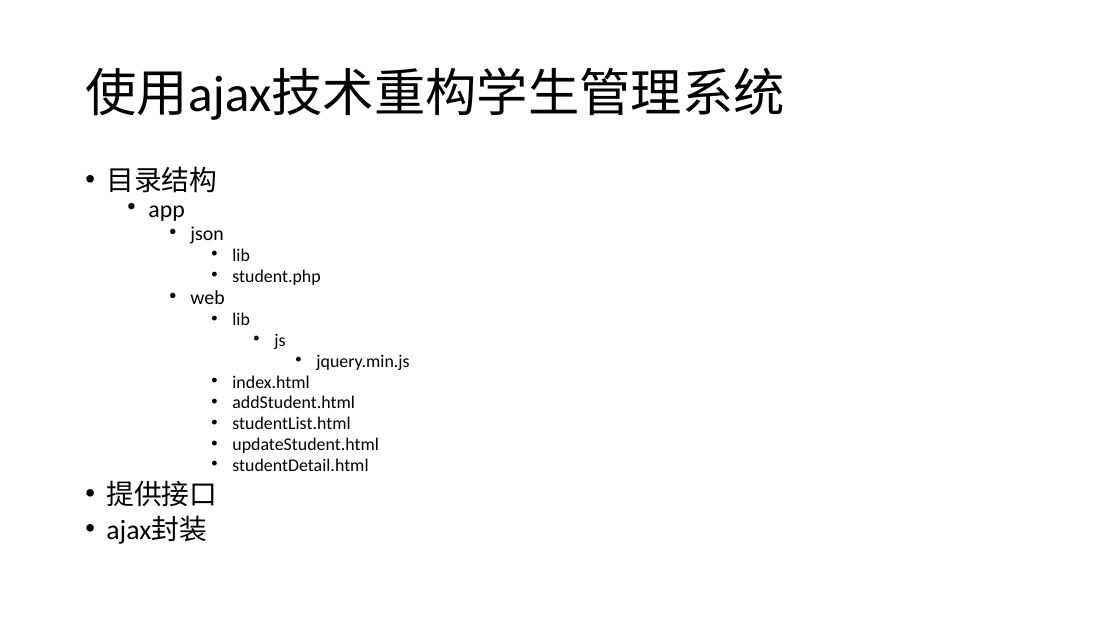
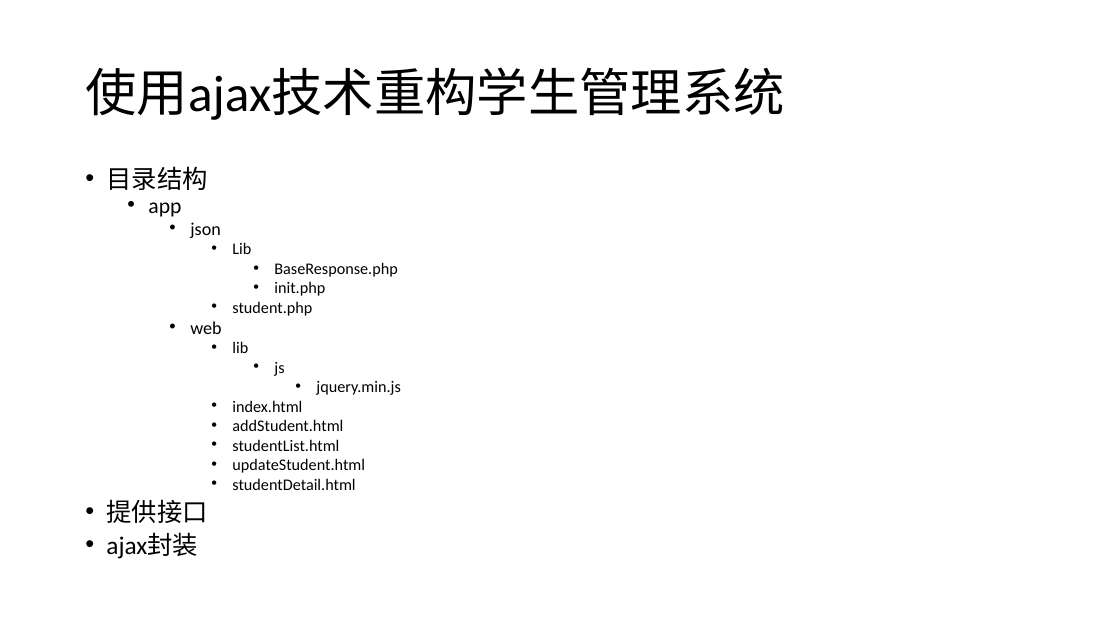
Before and after one commit to zhan3333/php-example, a slide deck: slide 8 of doc/ppt/第八课-前后端分离.pptx. Drawn at 1120x630 pixels with LibreOffice and Linux fonts; fonts in the diff are those of the drawing. Boxes give left, top, right and bottom in pixels: in the first picture for what was removed or moved away, otherwise in the second. Text is boxed around its words. In the diff, an @@ line names an element or a change of style, - is before the commit and + after.

```diff
--- a/doc/ppt/第八课-前后端分离.pptx
+++ b/doc/ppt/第八课-前后端分离.pptx
@@ text at (106,166,400,490): size 23.8 to 21.7 pt in "目录结构", "提供接口", "ajax封装"; size 20.4 to 18.6 pt in "app"; size 17 to 15.5 pt in "json", "web"; size 15.3 to 13.9 pt in "student.php", "lib", "js", "jquery.min.js" and 5 more places @@
@@ text at (232,242,397,296): text changed; size 15.3 to 13.9 pt @@
-      • lib
+      • Lib
+        • BaseResponse.php
+        • init.php
```
Also in this commit, not shown: 1 other slide changed, 7 other files.
